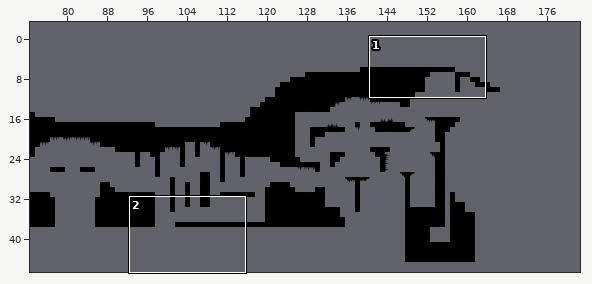
An edit to a level. Tiled map (JSON), assets/Levels/TileMaps/Level2.json. The first picture is a wide view before the edit; the outline marks the close-up.
Close-up. As it was:
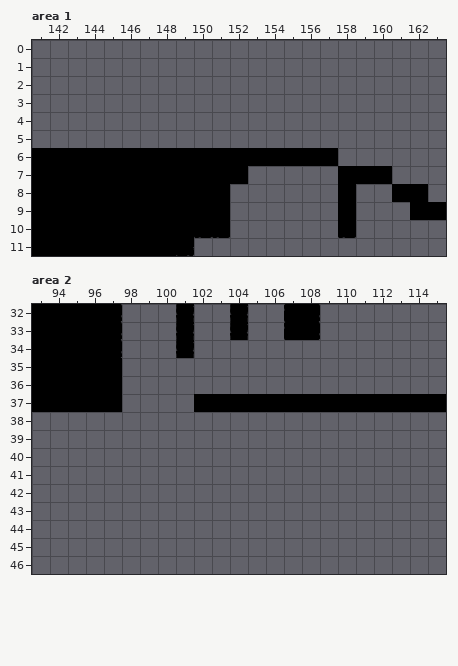
Cells are 512x512 px. Shown: area 1 x 141..163, y 0..11; area 2 x 93..115, y 32..46. The commit also changed other parts of the map, which this record leaves out.
After the commit:
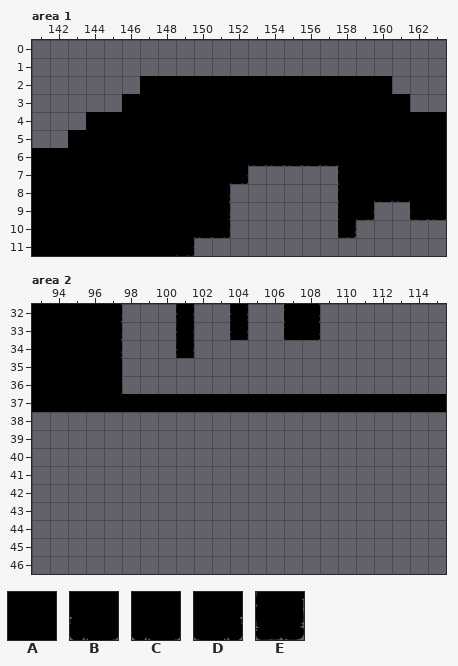
Key: from "standard_tiles": A 7, B 12, C 13, D 14, E 21.
_ is an empty cell.
The exact change:
Layer "Ground", area 1:
The edit adds tile A in row 2 at x 147 to 160; in row 3 at x 146 to 161; in row 4 at x 144 to 163; in row 5 at x 143 to 163; in row 6 at x 158 to 163; in row 7 at x 161 to 163.
The edit adds tile A in row 8 at x 159 and 163.
Tile A gives way to tile B in row 9 at x 162.
The edit adds tile C in row 8 at x 160.
Tile A gives way to tile D in row 7 at x 152.
Tile C gives way to tile D in row 10 at x 151.
The edit adds tile D in row 9 at x 159.
Tile C gives way to tile E in row 10 at x 158.
Layer "Ground", area 2:
The edit adds tile A in row 37 at x 98 to 101.
Where, in picture pixels (left, top, right, bottom), the same in both close-ups:
changed: (68, 76, 446, 238)
added: (122, 394, 194, 412)
